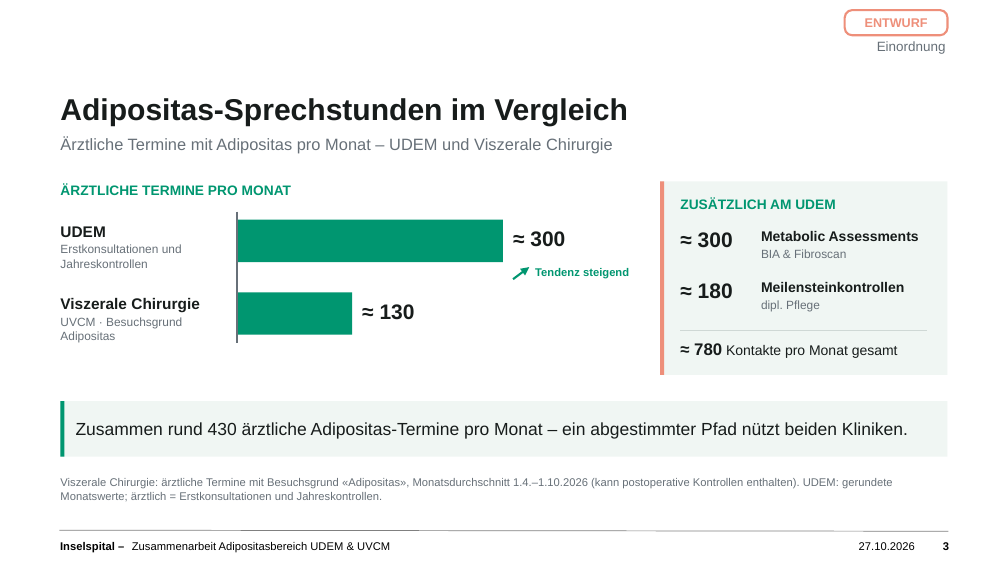
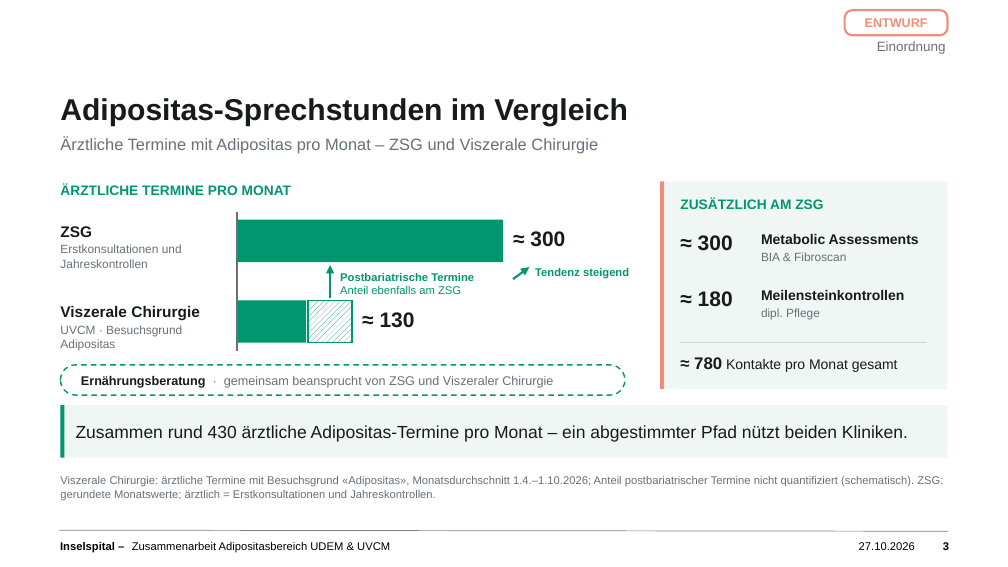
Before and after one commit to salmonplnk/Masterarbeit, a slide deck: slide 3 of praesentation/Zusammenarbeit_Adipositas_UDEM_UVCM_Entwurf.pptx. Drawn at 1008x567 pixels with LibreOffice and Linux fonts; fonts in the diff are those of the drawing; background and template pictures are left out. Boxes give left, top, right and bottom in pixels: in the first picture for what was removed or moved away, otherwise in the second. Text is boxed around its words. In the diff, an @@ line names an element or a change of style, - is before the commit and + after.

```diff
--- a/praesentation/Zusammenarbeit_Adipositas_UDEM_UVCM_Entwurf.pptx
+++ b/praesentation/Zusammenarbeit_Adipositas_UDEM_UVCM_Entwurf.pptx
@@ text at [60,137,598,154]: text changed @@
-Ärztliche Termine mit Adipositas pro Monat – UDEM und Viszerale Chirurgie
+Ärztliche Termine mit Adipositas pro Monat – ZSG und Viszerale Chirurgie
@@ rectangle: place and size @@
-rectangle at [660,181,948,375]
+rectangle at [660,181,948,389]
@@ rectangle: place and size @@
-rectangle at [660,181,664,375]
+rectangle at [660,181,664,389]
@@ text at [680,198,823,209]: text changed @@
-ZUSÄTZLICH AM UDEM
+ZUSÄTZLICH AM ZSG
@@ text at [60,226,92,237]: text changed @@
-UDEM
+ZSG
@@ line moved from (237, 212) - (237, 343) to (237, 212) - (237, 351) @@
@@ arrow added from (331, 298) to (331, 265), #009670 1.5 pt @@
@@ text added at [340,273,474,294], 8 pt, text #009670, bold @@
+Postbariatrische Termine
+Anteil ebenfalls am ZSG
@@ rectangle: place and size @@
-rectangle at [237,292,352,335]
+rectangle at [237,300,306,343]
@@ rectangle added at [308,300,353,343], fill pattern #009670 on #FFFFFF, outline #009670 1 pt @@
@@ 6 texts, 1 line: place and size @@
-6 texts, 1 line at [60,282,927,343]
+6 texts, 1 line at [60,290,927,351]
@@ text "≈ 780 Kontakte pro Monat ...": place and size @@
-text "≈ 780 Kontakte pro Monat ..." at [694,343,898,358]
+text "≈ 780 Kontakte pro Monat ..." at [694,357,898,372]
@@ rounded rectangle added at [60,365,625,395], fill #FFFFFF, outline #009670 1 pt dashed, 9 pt, text #677078 @@
+Ernährungsberatung · gemeinsam beansprucht von ZSG und Viszeraler Chirurgie
@@ rectangle: place and size @@
-rectangle at [60,401,948,457]
+rectangle at [60,405,948,458]
@@ rectangle: place and size @@
-rectangle at [60,401,65,457]
+rectangle at [60,405,65,458]
@@ text at [60,476,943,500]: text changed @@
-Viszerale Chirurgie: ärztliche Termine mit Besuchsgrund «Adipositas», Monatsdurchschnitt 1.4.–1.10.2026 (kann postoperative Kontrollen enthalten). UDEM: gerundete Monatswerte; ärztlich = Erstkonsultationen und Jahreskontrollen.
+Viszerale Chirurgie: ärztliche Termine mit Besuchsgrund «Adipositas», Monatsdurchschnitt 1.4.–1.10.2026; Anteil postbariatrischer Termine nicht quantifiziert (schematisch). ZSG: gerundete Monatswerte; ärztlich = Erstkonsultationen und Jahreskontrollen.
```
Also in this commit, not shown: 1 other slide changed.
